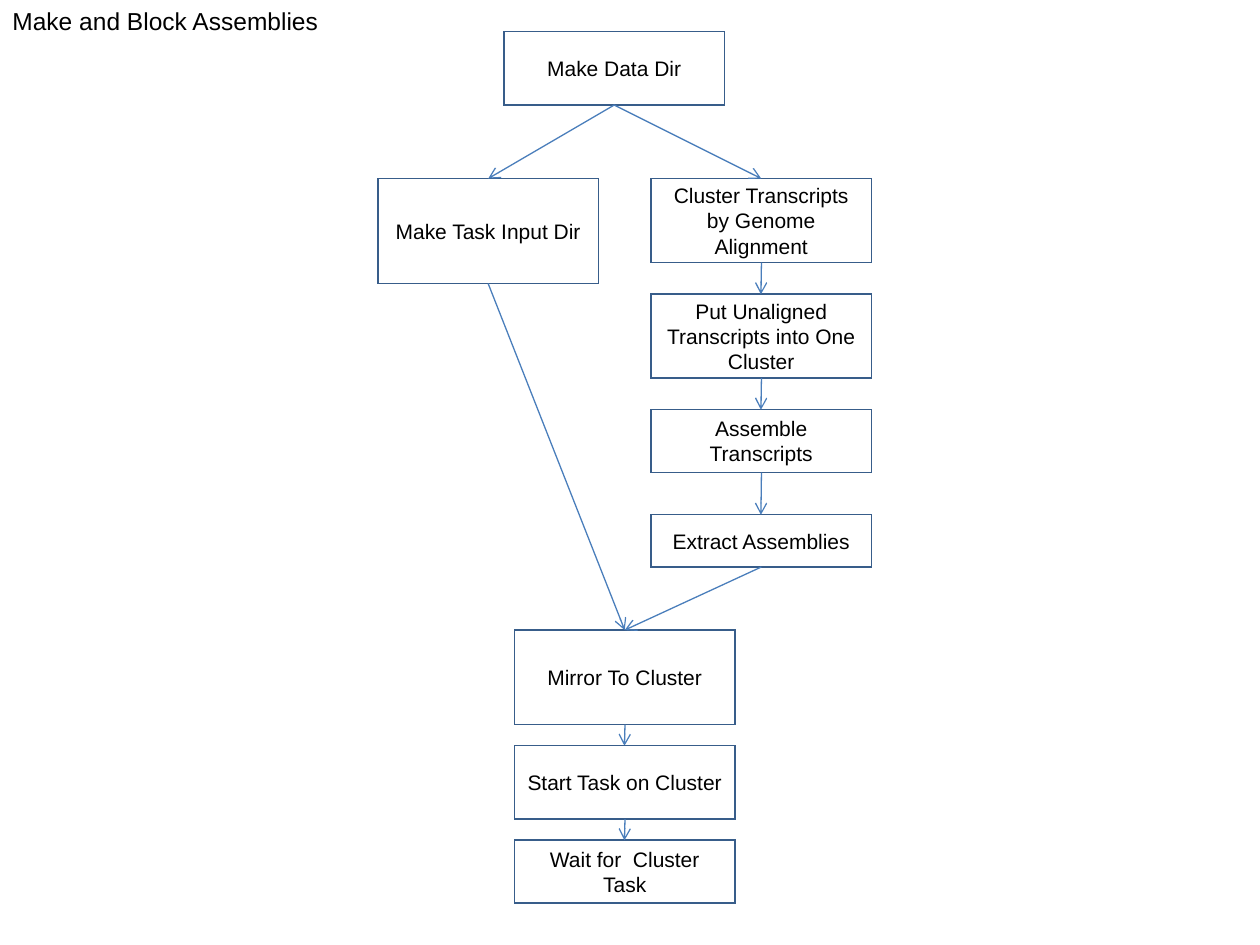
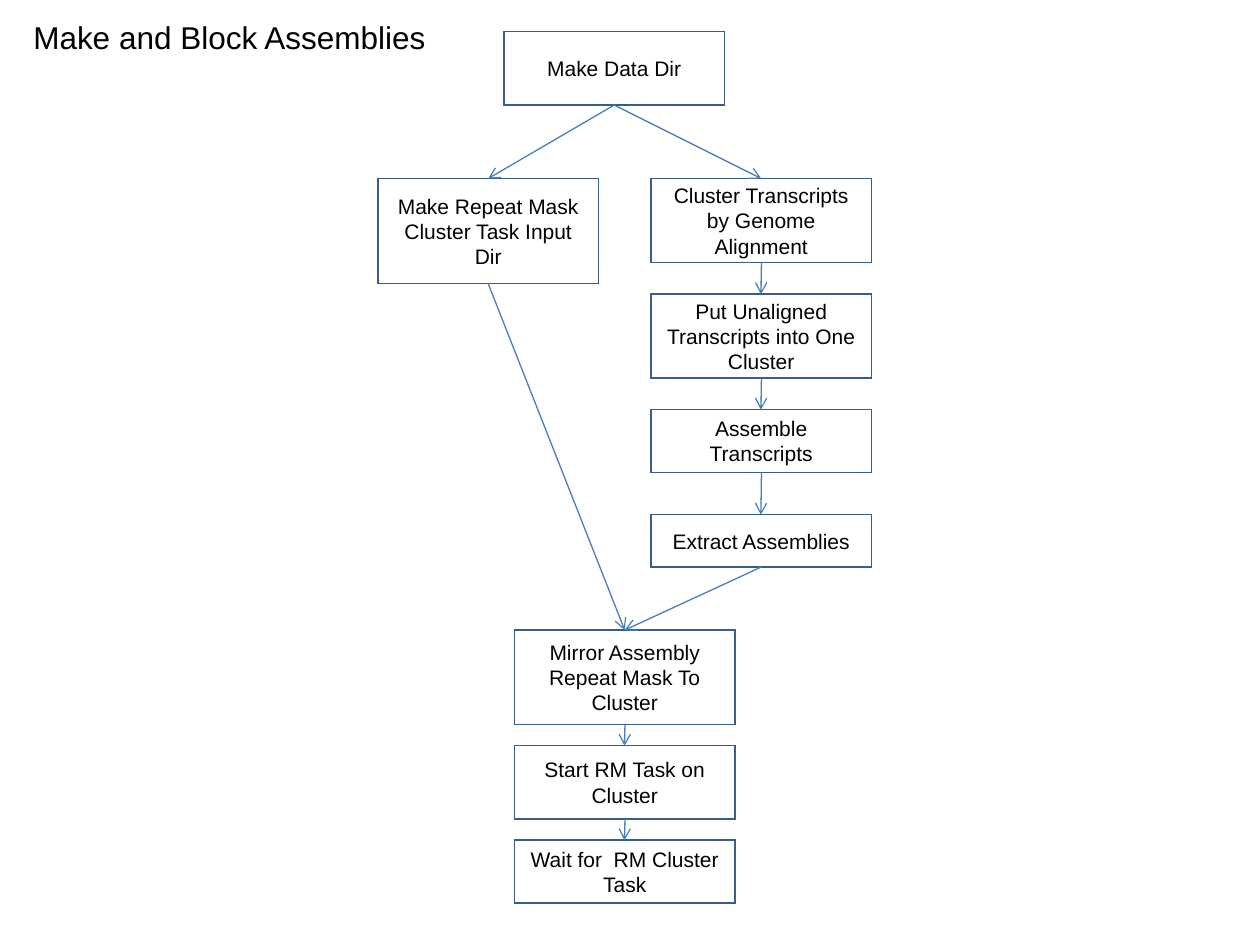
Before and after one commit to VEuPathDB/ApiCommonData, a slide deck: slide 12 of Load/doc/workflow/AnalysisWorkflow.ppt (slide 13 before the commit). Drawn at 1260x945 pixels with LibreOffice and Linux fonts; fonts in the diff are those of the drawing. Boxes give left, top, right and bottom in pixels: in the first picture for what was removed or moved away, otherwise in the second. Text is boxed around its words. In the diff, an @@ line names an element or a change of style, - is before the commit and + after.

```diff
--- a/Load/doc/workflow/AnalysisWorkflow.ppt
+++ b/Load/doc/workflow/AnalysisWorkflow.ppt
@@ text "Make and Block Assemblies": place and size @@
-text "Make and Block Assemblies" at <box>12,12,317,31</box>
+text "Make and Block Assemblies" at <box>33,26,425,50</box>
@@ text "Make and Block Assemblies" at <box>33,26,425,50</box>: size 14 to 18 pt @@
@@ text in rectangle at <box>398,198,578,264</box>: text changed @@
-Make Task Input Dir
+Make Repeat Mask Cluster Task Input Dir
@@ text in rectangle at <box>549,644,700,711</box>: text changed @@
-Mirror To Cluster
+Mirror Assembly Repeat Mask To Cluster
@@ text in rectangle at <box>544,761,704,804</box>: text changed @@
-Start Task on Cluster
+Start RM Task on Cluster
@@ text in rectangle at <box>531,851,718,893</box>: text changed @@
-Wait for Cluster Task
+Wait for RM Cluster Task
```
Also in this commit, not shown: 11 other slides changed, 3 slides added, 3 slides removed.
